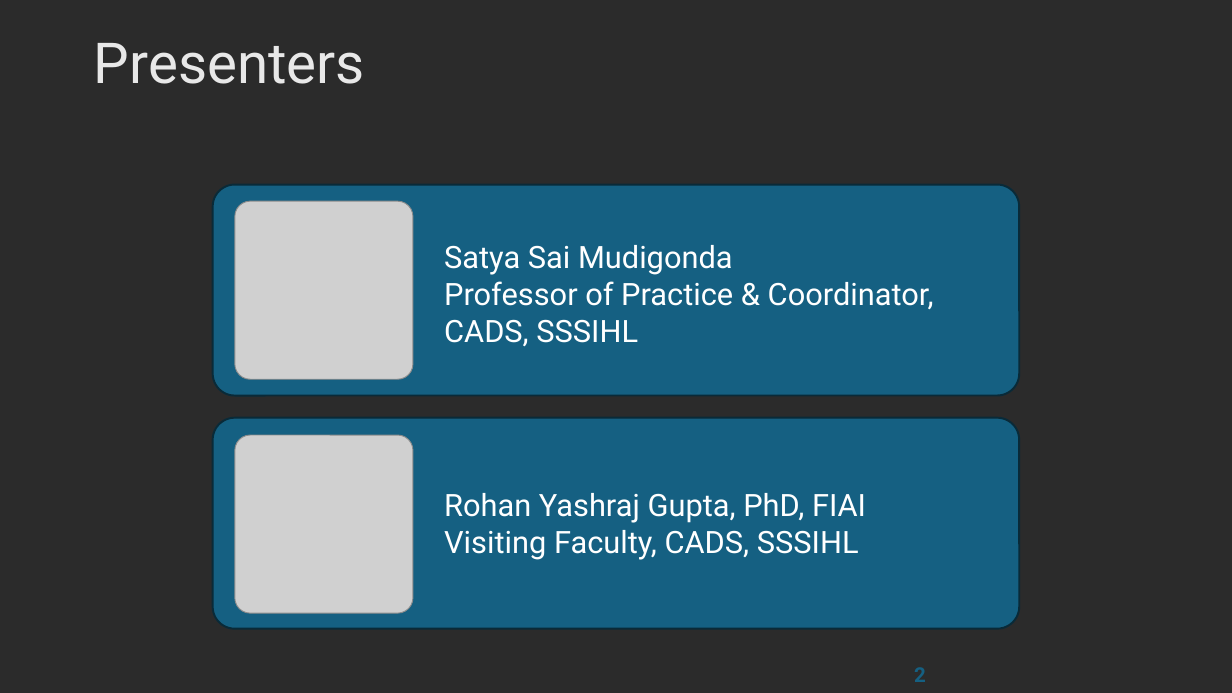
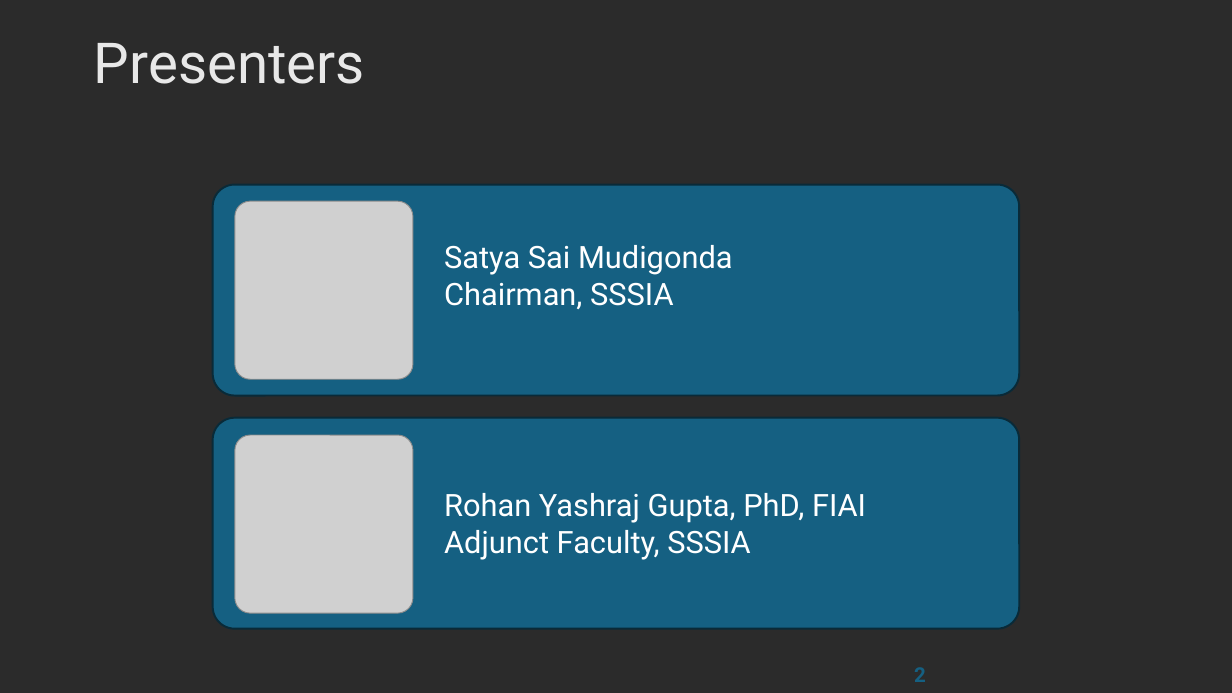
Before and after one commit to RohanYashraj/afdp-python-training, a slide deck: slide 2 of 2026 AFDP Python Training/Introduction to Python - AFDP 2026.pptx. Drawn at 1232x693 pixels with LibreOffice and Linux fonts; fonts in the diff are those of the drawing; grey boxes stand for pictures; background and template pictures are left out; a plain dark background stands for a picture behind light text. Boxes give left, top, right and bottom in pixels: in the first picture for what was removed or moved away, otherwise in the second. Text is boxed around its words. In the diff, an @@ line names an element or a change of style, - is before the commit and + after.

Commit message:
updated slides

```diff
--- a/2026 AFDP Python Training/Introduction to Python - AFDP 2026.pptx
+++ b/2026 AFDP Python Training/Introduction to Python - AFDP 2026.pptx
@@ text at (444, 282, 673, 309): text changed @@
-Professor of Practice & Coordinator, CADS, SSSIHL
+Chairman, SSSIA
@@ text at (444, 530, 750, 560): text changed @@
-Visiting Faculty, CADS, SSSIHL
+Adjunct Faculty, SSSIA
```
